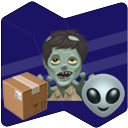
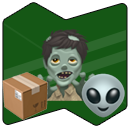
Comparing the layer stacks of the two (128, 128) images. Changes:
removed layer "Logo NWD" over [1, 1, 128, 128]
added group "NetWorkedDatas Logo" with 6 layers over [3, 3, 127, 125]
added layer "White" (20%) in group "NetWorkedDatas Logo" over [4, 23, 126, 105]
added layer "background Colored green" in group "NetWorkedDatas Logo" over [3, 3, 127, 125]
